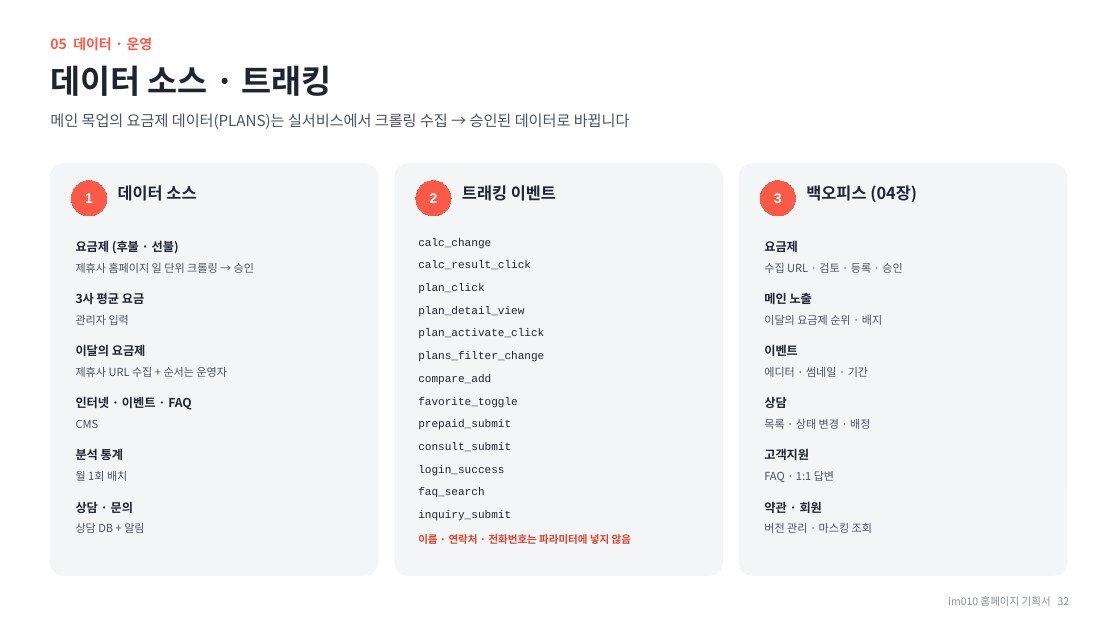
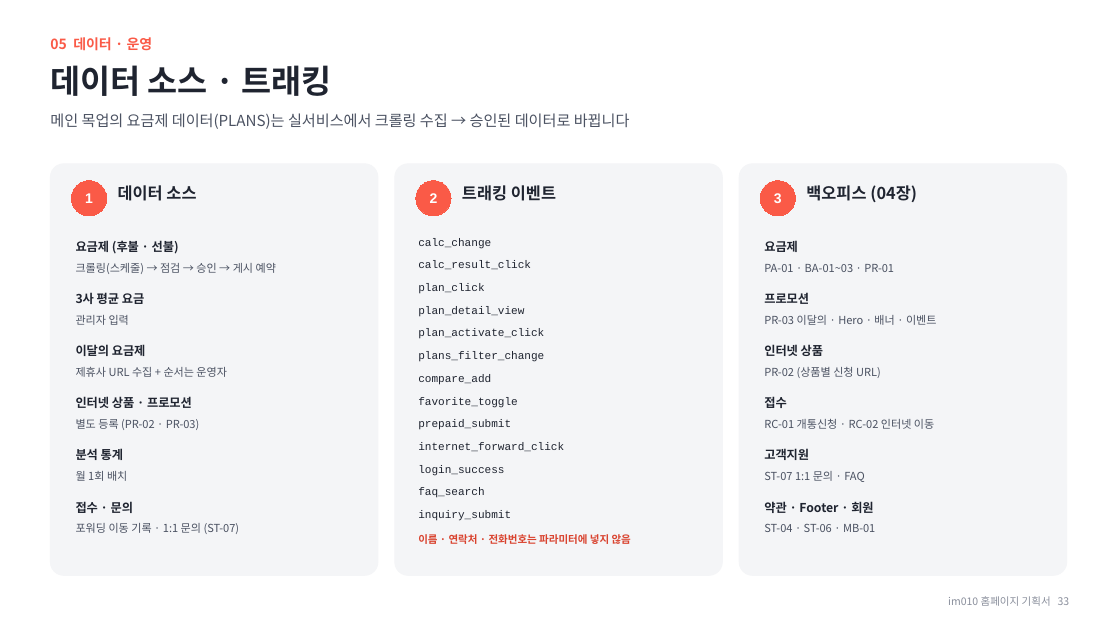
Before and after one commit to chlee-oss/im010, a slide deck: slide 33 of im010_기획서.pptx (slide 32 before the commit). Drawn at 1120x630 pixels with LibreOffice and Linux fonts; fonts in the diff are those of the drawing. Boxes give left, top, right and bottom in pixels: in the first picture for what was removed or moved away, otherwise in the second. Text is boxed around its words. In the diff, an @@ line names an element or a change of style, - is before the commit and + after.

```diff
--- a/im010_기획서.pptx
+++ b/im010_기획서.pptx
@@ text at [76,263,276,274]: text changed @@
-제휴사 홈페이지 일 단위 크롤링 → 승인
+크롤링(스케줄) → 점검 → 승인 → 게시 예약
@@ text at [764,264,894,272]: text changed @@
-수집 URL · 검토 · 등록 · 승인
+PA-01 · BA-01~03 · PR-01
@@ text at [764,292,809,304]: text changed @@
-메인 노출
+프로모션
@@ text at [764,315,937,325]: text changed @@
-이달의 요금제 순위 · 배지
+PR-03 이달의 · Hero · 배너 · 이벤트
@@ text at [764,344,823,356]: text changed @@
-이벤트
+인터넷 상품
@@ text at [764,367,881,378]: text changed @@
-에디터 · 썸네일 · 기간
+PR-02 (상품별 신청 URL)
@@ text at [76,396,192,408]: text changed @@
-인터넷 · 이벤트 · FAQ
+인터넷 상품 · 프로모션
@@ text at [76,419,199,430]: text changed @@
-CMS
+별도 등록 (PR-02 · PR-03)
@@ text at [764,396,786,408]: text changed @@
-상담
+접수
@@ text at [764,419,934,429]: text changed @@
-목록 · 상태 변경 · 배정
+RC-01 개통신청 · RC-02 인터넷 이동
@@ text at [418,442,564,452]: text changed @@
-consult_submit
+internet_forward_click
@@ text at [764,471,864,482]: text changed @@
-FAQ · 1:1 답변
+ST-07 1:1 문의 · FAQ
@@ text at [76,501,133,513]: text changed @@
-상담 · 문의
+접수 · 문의
@@ text at [764,501,873,513]: text changed @@
-약관 · 회원
+약관 · Footer · 회원
@@ text at [76,523,240,534]: text changed @@
-상담 DB + 알림
+포워딩 이동 기록 · 1:1 문의 (ST-07)
@@ text at [764,524,875,532]: text changed @@
-버전 관리 · 마스킹 조회
+ST-04 · ST-06 · MB-01
```
Also in this commit, not shown: 18 other slides changed, 3 slides added, 2 slides removed.
